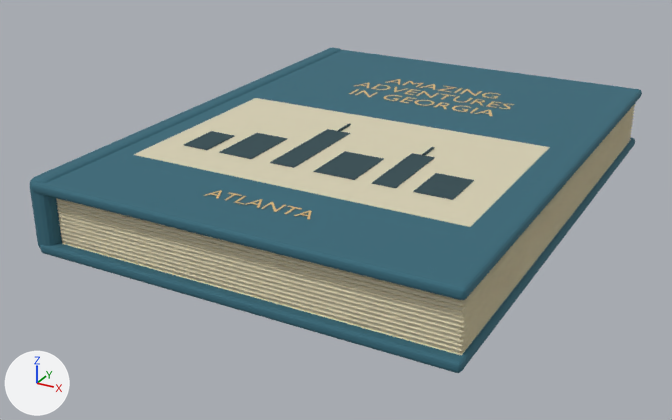
The glTF model dist/assets/relics/georgia.glb as it was, and as the next commit left it.
Rendered twice from a 50 mm lens placed at (0.154, -0.315, 0.145), pointed at (-0.013, -0.011, -0.007). Every picture has the same lights, and +X, +Y and +Z are marked at lower left. The first picture is the older version.

Objects in the first picture: 'Lower board'.
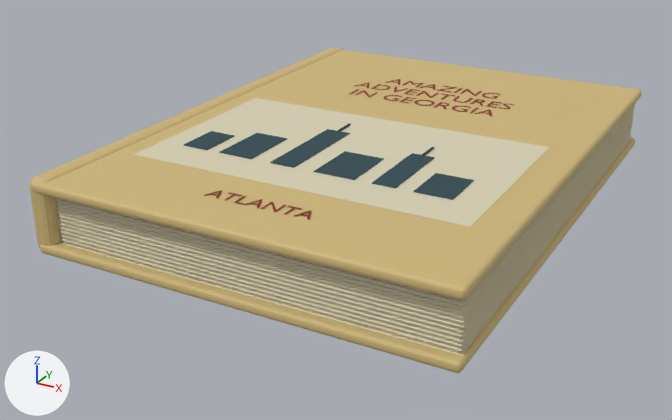
What the commit changed:
Material 'Clothbound blue' (mat_clothbound_blue) changes colour from dark cyan #356979 to yellow #d0b87c; in linear values from (0.035, 0.14, 0.19) to (0.63, 0.48, 0.2).
Material 'Faded cover gold' (mat_faded_cover_gold) changes colour from beige #ddbd81 to red #933124; in linear values from (0.72, 0.51, 0.22) to (0.29, 0.031, 0.018).

Pixel boxes [x1, y1, x2, y2] of what changed, in the pictures (672 x 420 px):
'Lower board', recoloured (dark cyan to yellow)
    both: [30, 48, 642, 373]
